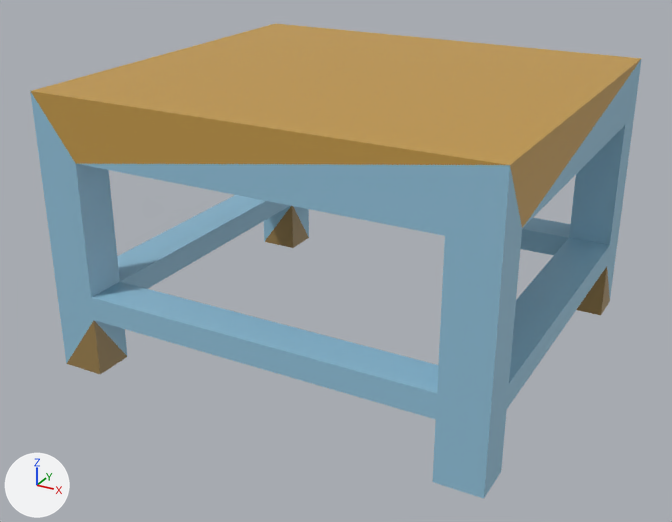
Two versions of the glTF model s2/models/props_field/low_table.glb, one commit apart.
The view is the same before and after, from a 50 mm lens placed at (0.665, -1.282, 0.765), pointed at (-0.014, -0.047, 0.147). The axes (+X, +Y, +Z) are drawn at lower left. The lights are the same throughout. The picture after the commit comes second. Vertices at exactly the same position are counted once.

The scene before the commit, as lines of its bpy script (objects in view):
```python
me_low_table = bpy.data.meshes.new('low_table')
me_low_table.from_pydata(...)  # 56 vertices, 118 faces; spans x -0.36..0.36, y -0.33..0.33, z 0.0..0.45
me_low_table.materials.append(mat_defaultmaterial)
ob_low_table = bpy.data.objects.new('low_table', me_low_table)
ob_low_table.location = (0.0, 0.0, 0.0)
```
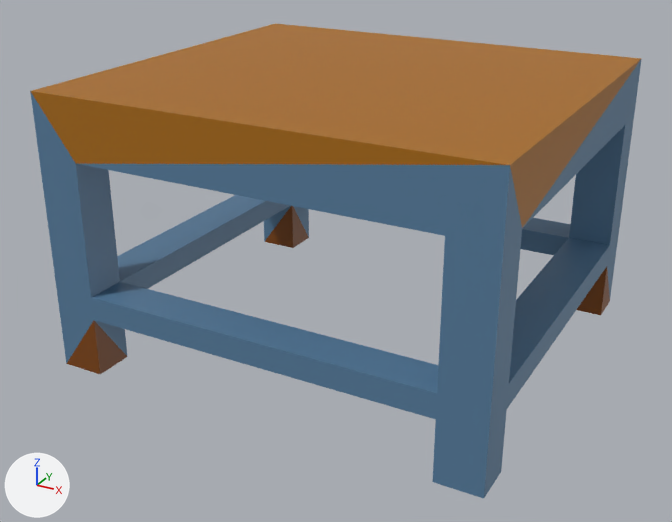
Pixel boxes (x1, y1, x2, y2) of what changed, in the pictures (672 x 522 px):
part 1 of me_low_table, recoloured (darker): (30, 59, 642, 498) in both
part 2 of me_low_table, recoloured (darker): (31, 23, 642, 374) in both

What the commit changed:
me_low_table has 56 vertices, 118 faces and spans x -0.36..0.36, y -0.33..0.33, z 0.0..0.45.
me_low_table is used by ob_low_table; location (0.0, 0.0, 0.0).
me_low_table part 1: 93 faces centred in x -0.36..0.36, y -0.33..0.33, z 0.065..0.385 are repainted in the vertex colours; the middle colour goes from blue #94c4dd to blue #587fa0.
me_low_table part 2: 25 faces centred in x -0.36..0.36, y -0.33..0.33, z 0.0..0.45 are repainted in the vertex colours; the middle colour goes from brown #9e824e to brown #814500.
